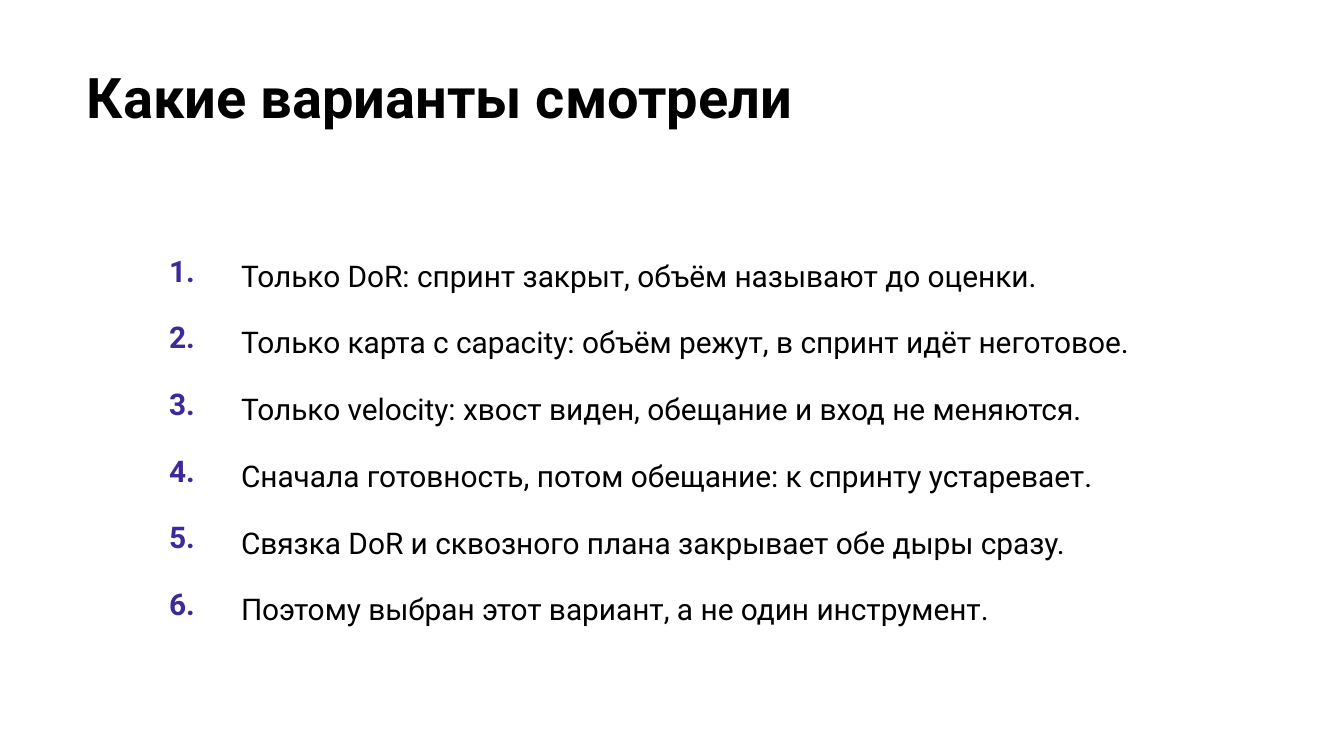
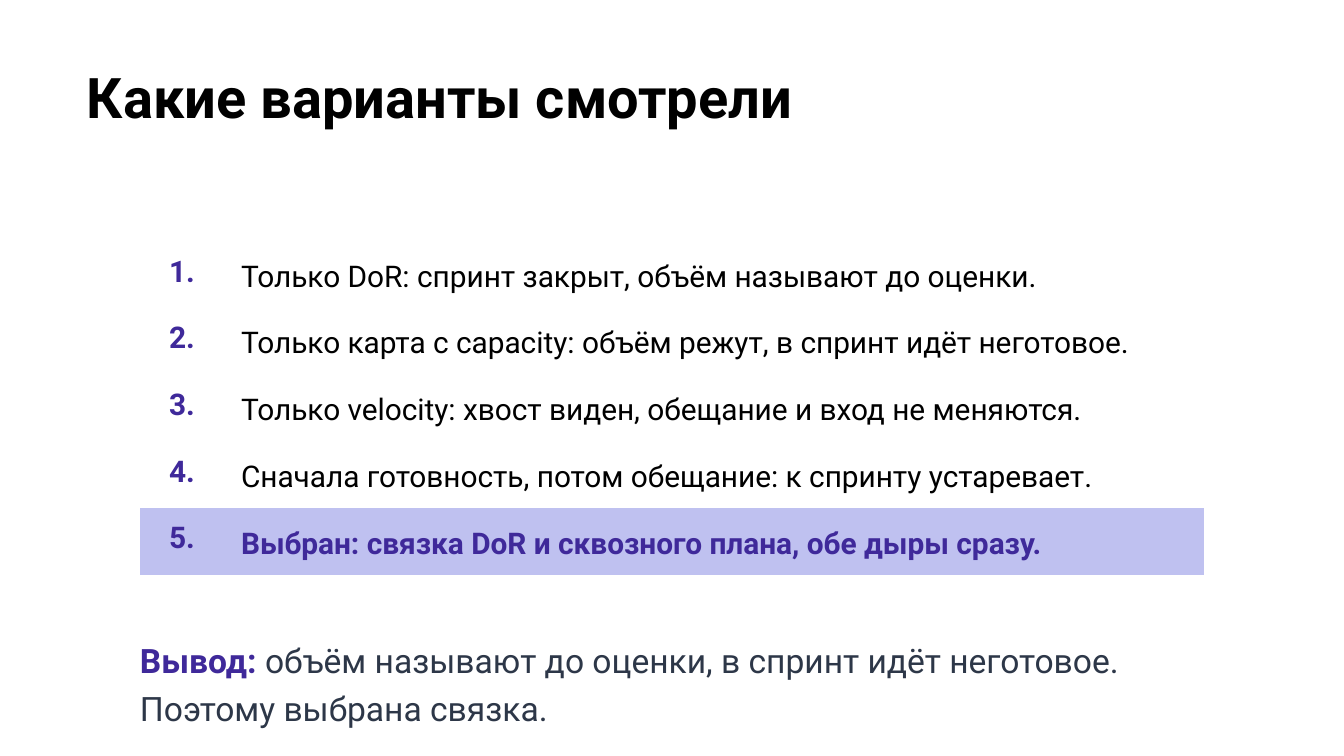
Before and after one commit to camelot270/otus_work, a slide deck: slide 12 of docs/Защита проекта. Петров Н.И..pptx. Drawn at 1344x756 pixels with LibreOffice and Linux fonts; fonts in the diff are those of the drawing; background and template pictures are left out. Boxes give left, top, right and bottom in pixels: in the first picture for what was removed or moved away, otherwise in the second. Text is boxed around its words. In the diff, an @@ line names an element or a change of style, - is before the commit and + after.

```diff
--- a/docs/Защита проекта. Петров Н.И..pptx
+++ b/docs/Защита проекта. Петров Н.И..pptx
@@ table at (x1=140, y1=241, x2=1204, y2=565) @@
-row 5: 5. | Связка DoR и сквозного плана закрывает обе дыры сразу.
-row 6: 6. | Поэтому выбран этот вариант, а не один инструмент.
+row 5: 5. | Выбран: связка DoR и сквозного плана, обе дыры сразу.
@@ text added at (x1=140, y1=647, x2=1118, y2=728), 18 pt, text #2D3748 @@
+Вывод: объём называют до оценки, в спринт идёт неготовое. Поэтому выбрана связка.
```
Also in this commit, not shown: 1 other slide changed.
